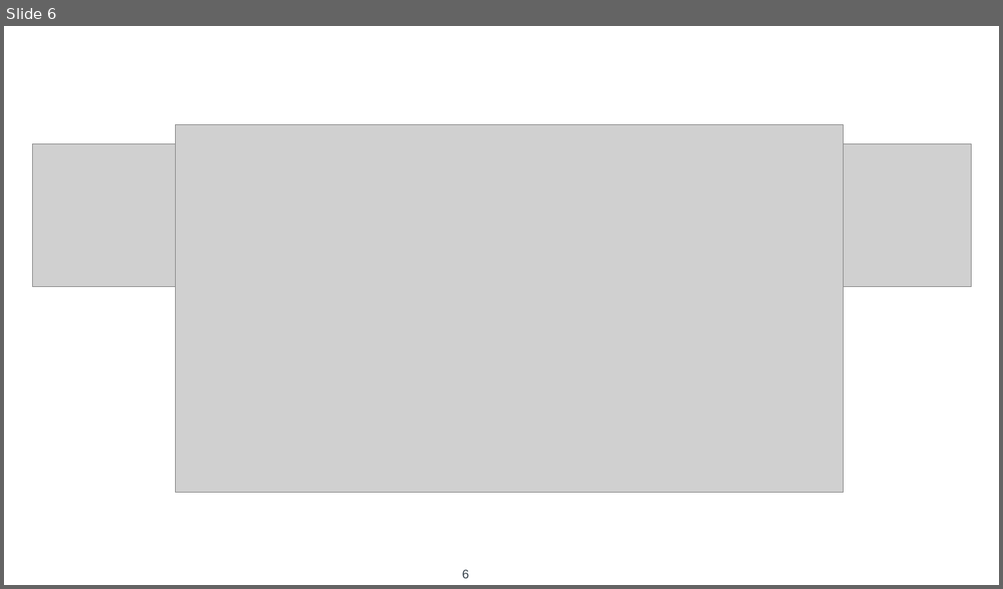
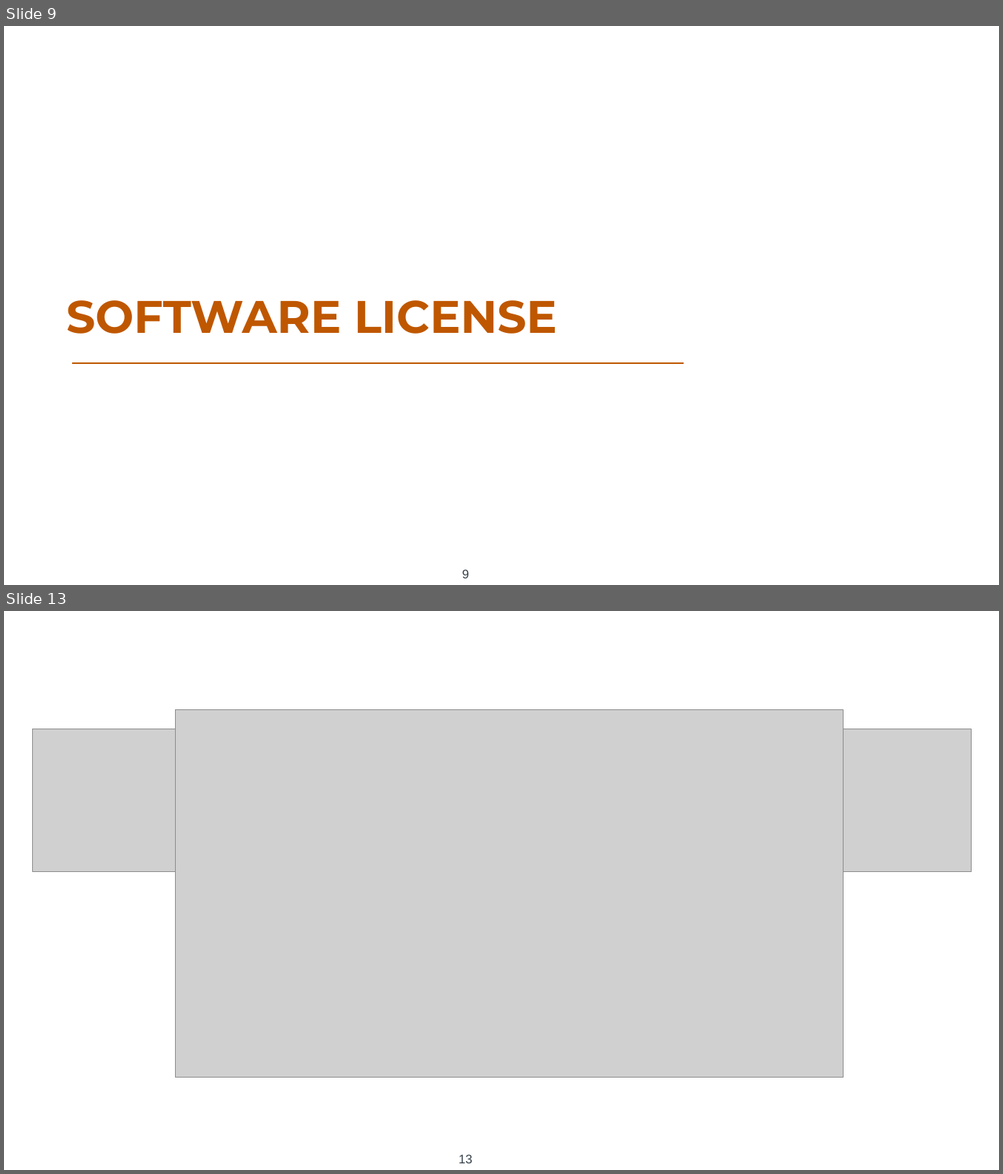
Before and after one commit to rebpoli/Doutorado, a slide deck: Research/PAPER/2024-05 - Proposal - Draft/2024-05-28 - Proposal Draft.pptx. Shown one above the other, each under a label of ours: slide 6 before the commit, slides 9 and 13 after it; the slides between them are not shown. The pictures are 1003x589 and 1003x1174 pixels, drawn with LibreOffice and Linux fonts; fonts in the diff are those of the drawing; grey boxes stand for pictures; background and template pictures are left out. Boxes give left, top, right and bottom in pixels: in the first picture for what was removed or moved away, otherwise in the second. Text is boxed around its words. In the diff, an @@ line names an element or a change of style, - is before the commit and + after.

```diff
--- a/Research/PAPER/2024-05 - Proposal - Draft/2024-05-28 - Proposal Draft.pptx
+++ b/Research/PAPER/2024-05 - Proposal - Draft/2024-05-28 - Proposal Draft.pptx
@@ slide 9 added at box(4, 26, 999, 585), background #FFFFFF; not listed: 1 template element that a slide beside it also shows @@
@@ title added at box(66, 301, 557, 334), 44 pt, text #BF5700, bold @@
+SOFTWARE LICENSE
@@ line added from (73, 364) to (684, 364), #BF5700 1.5 pt @@
@@ rectangle added at box(23, 519, 221, 585), fill #FFFFFF, outline #FFFFFF 1 pt @@
@@ rectangle added at box(801, 519, 999, 585), fill #FFFFFF, outline #FFFFFF 1 pt @@
@@ what was slide 6 is now slide 13 @@
@@ page number at box(458, 1155, 472, 1164): text changed @@
-6
+13
```
Also in this commit, not shown: 3 slides changed, 7 other slides added, 1 slide removed.
